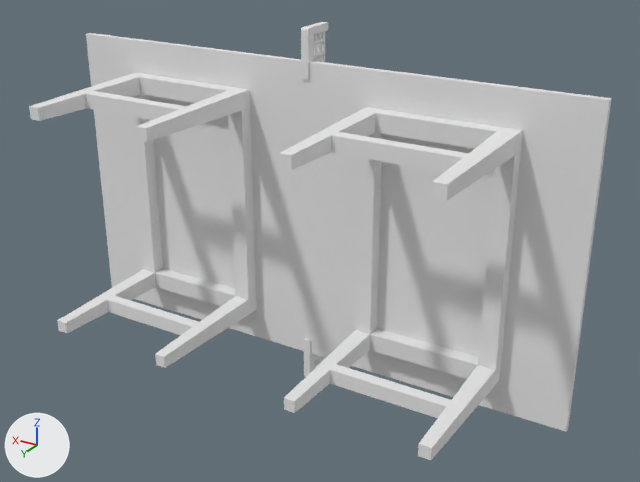
The OBJ model KinectHologram/Assets/Sprites/15582_Table_Tennis_Table_v2_NEW.obj, before and after one commit.
Rendered twice from a 50 mm camera at (-109.0, 271.0, 293.0) aimed at (87.0, -56.0, 129.0). Arrows for +X, +Y and +Z are at lower left; the lights stay in place. Where no turn or scale is listed for an object, it has been applied to the vertices.

The older version as bpy lines, for what is in view:
```python
me_15582_table_tennis_table_v2_new = bpy.data.meshes.new('15582_Table_Tennis_Table_v2_NEW')
me_15582_table_tennis_table_v2_new.from_pydata(...)  # 1823 vertices, 2051 faces; spans x -32.0..243.0, y -91.0..-1.0, z 39.0..223.0
me_15582_table_tennis_table_v2_new.materials.append(mat_15582_table_tennis_table_v2_new_15582_table_tennis_table_v2_new_15582_table_tennis_table_v2_15582_table_tennis_table_v1default)  # white #e7e7e7
ob_15582_table_tennis_table_v2_new = bpy.data.objects.new('15582_Table_Tennis_Table_v2_NEW', me_15582_table_tennis_table_v2_new)
ob_15582_table_tennis_table_v2_new.location = (0.0, 0.0, 0.0)
```
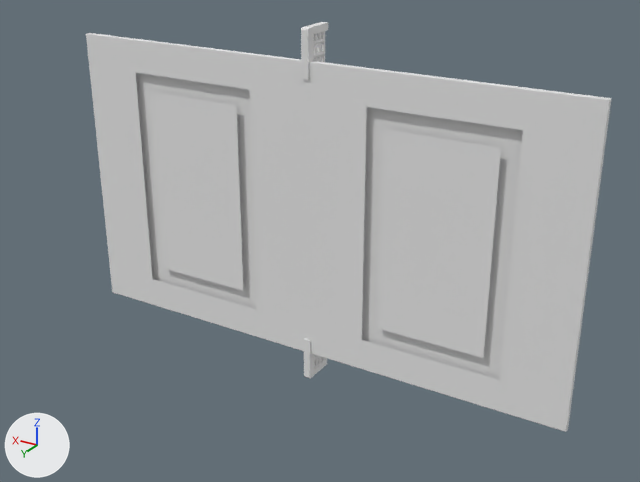
The newer file is also rescaled (x0.01) as a whole; pictures and numbers use the older file's frame.

Changed parts and their boxes (x1, y1, x2, y2) in the pictures (640 x 482 px):
'15582_Table_Tennis_Table_v2_NEW', reshaped (10% narrower, 6% shorter)
    before: (29, 22, 611, 460)
    after: (86, 22, 611, 432)
part 1 of me_15582_table_tennis_table_v2_new, deleted
    before: (29, 73, 523, 460)

Edits to the bpy script that builds the scene:
```text
Change me_15582_table_tennis_table_v2_new:
    used by ob_15582_table_tennis_table_v2_new; location = (0.0, 0.0, 0.0)
    remove me_15582_table_tennis_table_v2_new.from_pydata(...)  # 1823 vertices, 2051 faces; spans x -32.0..243.0, y -91.0..-1.0, z 39.0..223.0
    add me_15582_table_tennis_table_v2_new.from_pydata(...)  # 1695 vertices, 1895 faces; spans x -32.0..243.0, y -91.0..-73.0, z 39.0..223.0
    me_15582_table_tennis_table_v2_new part 1
    128 vertices are removed from x 1.0..210.0, y -67.0..-1.0, z 72.0..191.0
    156 faces are deleted
```
